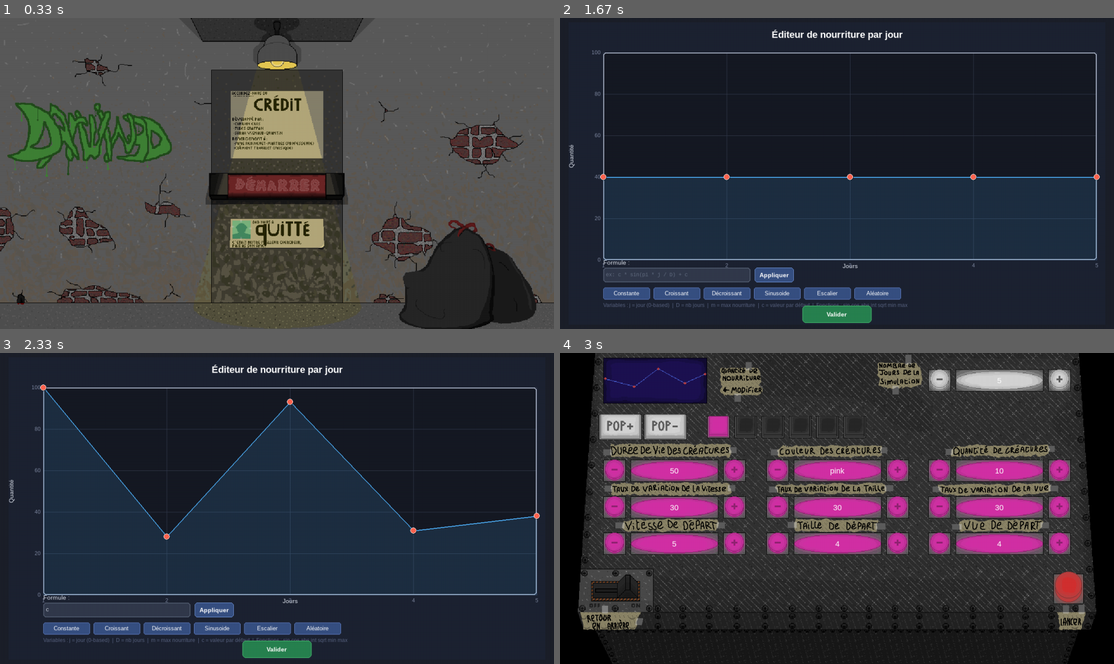
Above: before the commit, frames 1-4 (two rows, left to right).
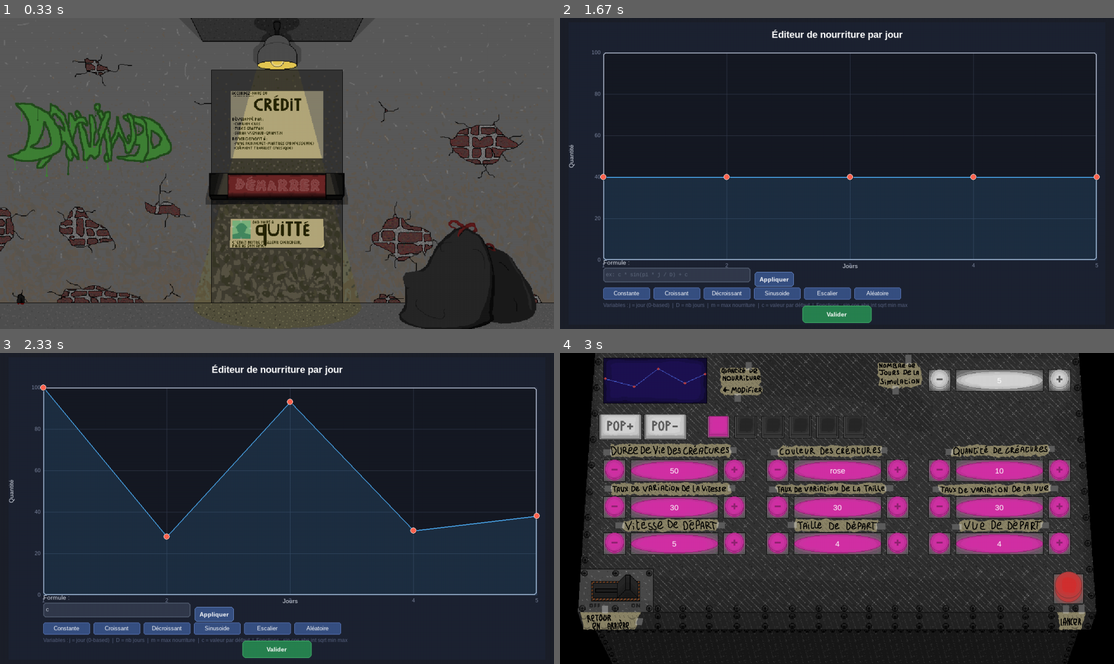
Above: after the commit, the same moments.

Repository: X47C/Trophees-NSI
Game: pygame game, started from main.py
The game is run twice, just before and just after one commit, with the same random seed, the same clock (stepped at 60 frames per second) and the same inputs.
Inputs (mouse positions are in pixels of both pictures, inside the frame that each line leads up to):
- Up to frame 1 (0.33 s): no input
- Up to frame 2 (1.67 s): click (837, 173) at 0.38 s; press the mouse at (676, 136) at 0.7 s; move the mouse to (659, 198) at 0.8 s; release the mouse at (643, 263) at 0.93 s; press the mouse at (897, 136) at 1.03 s; move the mouse to (969, 195) at 1.13 s; release the mouse at (1047, 254) at 1.27 s; press the mouse at (654, 45) at 1.37 s; move the mouse to (681, 157) at 1.47 s; release the mouse at (715, 269) at 1.6 s
- Up to frame 3 (2.33 s): press the mouse at (66, 629) at 1.7 s; move the mouse to (116, 520) at 1.8 s; release the mouse at (171, 415) at 1.93 s; press the mouse at (315, 629) at 2.03 s; move the mouse to (193, 611) at 2.13 s; release the mouse at (66, 595) at 2.27 s
- Up to frame 4 (3 s): press the mouse at (837, 648) at 2.37 s; move the mouse to (731, 592) at 2.47 s; release the mouse at (632, 533) at 2.6 s; press the mouse at (731, 542) at 2.7 s; move the mouse to (864, 486) at 2.8 s; release the mouse at (992, 433) at 2.93 s

Frame 1 is identical in both runs. In frame 2, 0.3% of the frame differs, in the area x 35-43%, y 80-87%; in frame 3, 0.3%; in frame 4, less than 0.1%.

Commit message:
casi fini

Diff:
--- a/Pygame/button.py
+++ b/Pygame/button.py
@@ -35,13 +35,19 @@
                 surf.blit(image, (self.rect.x, self.rect.y))
                 ts = font.render(display_text, True, (255, 255, 255))
                 surf.blit(ts, (self.rect.x + (self.rect.w - ts.get_width()) // 2, self.rect.y + (self.rect.h - ts.get_height()) // 2))
-                return
             else:
                 image = asset.convert_alpha()
                 surf.blit(image, (self.rect.x, self.rect.y))
                 ts = font.render(display_text, True, (255, 255, 255))
                 surf.blit(ts, (self.rect.x + (self.rect.w - ts.get_width()) // 2, self.rect.y + (self.rect.h - ts.get_height()) // 2))
-                return
+            # curseur clignotant si le champ est actif (même avec image)
+            if self.editable and self.active:
+                if (pg.time.get_ticks() // 500) % 2 == 0:
+                    text_w = ts.get_width()
+                    caret_x = self.rect.x + (self.rect.w - text_w) // 2 + text_w + 2
+                    caret_y = self.rect.y + (self.rect.h - ts.get_height()) // 2
+                    pg.draw.rect(surf, (255, 255, 255), (caret_x, caret_y, 2, ts.get_height()))
+            return
 
         pg.draw.rect(surf, bg, self.rect, border_radius=8)
         pg.draw.rect(surf, (0, 0, 0), self.rect, 2, border_radius=8)
--- a/Pygame/food_editor.py
+++ b/Pygame/food_editor.py
@@ -75,7 +75,7 @@
         self.cursor_vis = True
         self.cursor_tick = 0
 
-        btn_apply = pg.Rect(self.input_rect.right + 10, input_y, 90, 34)
+        btn_apply = pg.Rect(self.input_rect.right + 10, input_y + 10, 90, 34)
         self.btn_apply = Button(btn_apply, "Appliquer", self.screen)
 
         # boutons pour les fonctions prédéfinies
--- a/Pygame/pygame.py
+++ b/Pygame/pygame.py
@@ -123,7 +123,7 @@
             self.screen.blit(frame_surf, (popup_x, popup_y))
 
             # bouton "Passer"
-            self.Button_tutorial_pass.draw(self.screen, self.Button_font)
+            self.Button_tutorial_pass.draw(self.screen, self.Button_font, bg=(50, 180, 100))
 
             pg.display.flip()
             clock_tuto.tick(fps_video)
@@ -515,7 +515,7 @@
                     c['value'].set_value(max(1, pop[key]))
                 c['value'].set_value(pop[key])
             else:
-                c["value"].text = str(pop.get(key, ""))
+                c["value"].text = settings.color.get(str(pop.get(key, "")), str(pop.get(key, "")))
 
 
     def editable_button_save_value(self):
@@ -535,14 +535,14 @@
             if key != "color":
                 if isinstance(c['value'].get_number(), int):
                     match key:
-                        case 'life':            pop[key] = min(c['value'].get_number(), settings.Max_life);            c['value'].set_value(pop[key])
-                        case 'quantity':        pop[key] = min(c['value'].get_number(), settings.Max_quantity);        c['value'].set_value(pop[key])
+                        case 'life': pop[key] = min(c['value'].get_number(), settings.Max_life); c['value'].set_value(pop[key])
+                        case 'quantity': pop[key] = min(c['value'].get_number(), settings.Max_quantity); c['value'].set_value(pop[key])
                         case 'size' | 'speed' | 'view': pop[key] = min(c['value'].get_number(), settings.Max_caracteristic); c['value'].set_value(pop[key])
                         case 'size_variation' | 'view_variation' | 'speed_variation': pop[key] = min(c['value'].get_number(), 100); c['value'].set_value(pop[key])
                 else:
                     pop[key] = int(c['value'].text)
             else:
-                c["value"].text = str(pop.get(key, ""))
+                c["value"].text = settings.color.get(str(pop.get(key, "")), str(pop.get(key, "")))
 
 
 
@@ -767,7 +767,7 @@
             ax4.plot(jour, m_view, label="Vue", lw=lw, marker="o", color=color)
             ax4.set_xlabel('Jours')
             ax4.set_ylabel('Moyenne')
-            ax4.set_title(f"Évolution des caractéristiques moyennes de la population {color}", fontsize=13, fontweight='bold', pad=12)
+            ax4.set_title(f"Évolution des caractéristiques moyennes de la population {settings.color_fe[color]}", fontsize=13, fontweight='bold', pad=12)
             ax4.legend(loc='upper left', framealpha=0.8)
             ax4.grid(True, linestyle='--', alpha=0.5)
             ax4.set_axisbelow(True)
@@ -819,8 +819,8 @@
         if 0 <= btn_y_screen <= self.height:
             self.Button_exit.rect.y = btn_y_screen
             self.Button_home.rect.y = btn_y_screen
-            self.Button_exit.draw(self.screen, self.Button_font)
-            self.Button_home.draw(self.screen, self.Button_font)
+            self.Button_exit.draw(self.screen, self.Button_font, bg=(200, 50, 50))
+            self.Button_home.draw(self.screen, self.Button_font, bg=(50, 120, 200))
             self.Button_exit.rect.y = btn_y_screen + self.scroll_y
             self.Button_home.rect.y = btn_y_screen + self.scroll_y
 
--- a/settings.py
+++ b/settings.py
@@ -108,8 +108,6 @@
 toolbox_show_vision = True
 toolbox_simulation_speed = 1  # multiplicateur : 0.5, 1, 2, 4, 8, 16
 
-# noms des couleurs des populations
-#les noms au masculin pour les boutons :
-dico1 = {"blue" : "bleu", "pink" : "rose", "red" : "rouge", "green" : "vert", "yellow" : "jaune", "purple" : "violet", "gray" : "gris"}
-#les noms au feminin pour les graphiques :
-dico2 = {"blue" : "bleue", "pink" : "rose", "red" : "rouge", "green" : "verte", "yellow" : "jaune", "purple" : "violette", "gray" : "grise"}
+# noms des couleurs des populations en françauis pour affichage
+color = {"blue" : "bleu", "pink" : "rose", "red" : "rouge", "green" : "vert", "yellow" : "jaune", "purple" : "violet", "gray" : "gris"}
+color_fe = {"blue" : "bleue", "pink" : "rose", "red" : "rouge", "green" : "verte", "yellow" : "jaune", "purple" : "violette", "gray" : "grise"}
